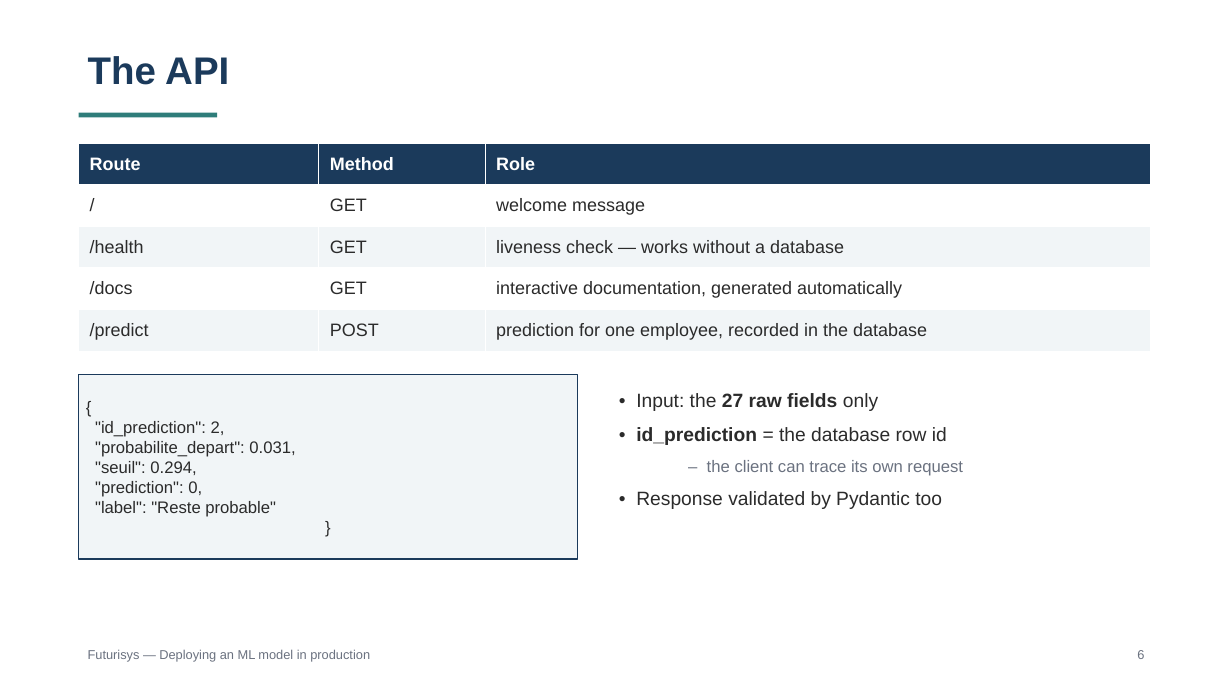
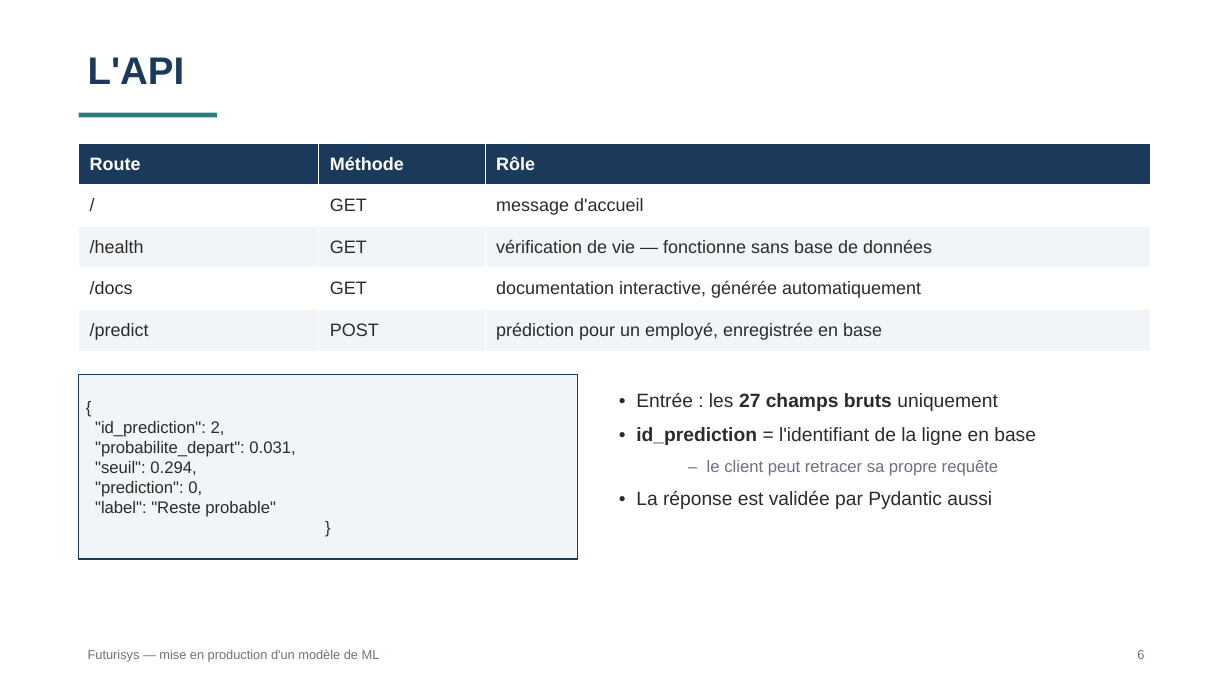
Before and after one commit to ankim21/Projet5_DEPLOYMENTML, a slide deck: slide 7 of docs/presentation_futurisys.pptx. Drawn at 1232x693 pixels with LibreOffice and Linux fonts; fonts in the diff are those of the drawing. Boxes give left, top, right and bottom in pixels: in the first picture for what was removed or moved away, otherwise in the second. Text is boxed around its words. In the diff, an @@ line names an element or a change of style, - is before the commit and + after.

```diff
--- a/docs/presentation_futurisys.pptx
+++ b/docs/presentation_futurisys.pptx
@@ text at [88, 57, 185, 84]: text changed @@
-The API
+L'API
@@ table at [79, 143, 1151, 351] @@
-row 1, column 2: Method
+row 1, column 2: Méthode
-row 1, column 3: Role
+row 1, column 3: Rôle
-row 2, column 3: welcome message
+row 2, column 3: message d'accueil
-row 3, column 3: liveness check — works without a database
+row 3, column 3: vérification de vie — fonctionne sans base de données
-row 4, column 3: interactive documentation, generated automatically
+row 4, column 3: documentation interactive, générée automatiquement
-row 5, column 3: prediction for one employee, recorded in the database
+row 5, column 3: prédiction pour un employé, enregistrée en base
@@ text at [636, 393, 1036, 509]: text changed @@
-• Input: the 27 raw fields only
-• id_prediction = the database row id
-  – the client can trace its own request
-• Response validated by Pydantic too
+• Entrée : les 27 champs bruts uniquement
+• id_prediction = l'identifiant de la ligne en base
+  – le client peut retracer sa propre requête
+• La réponse est validée par Pydantic aussi
@@ text at [88, 649, 380, 662]: text changed @@
-Futurisys — Deploying an ML model in production
+Futurisys — mise en production d'un modèle de ML
```
Also in this commit, not shown: 15 other slides changed, 2 slides added, 2 slides removed.
